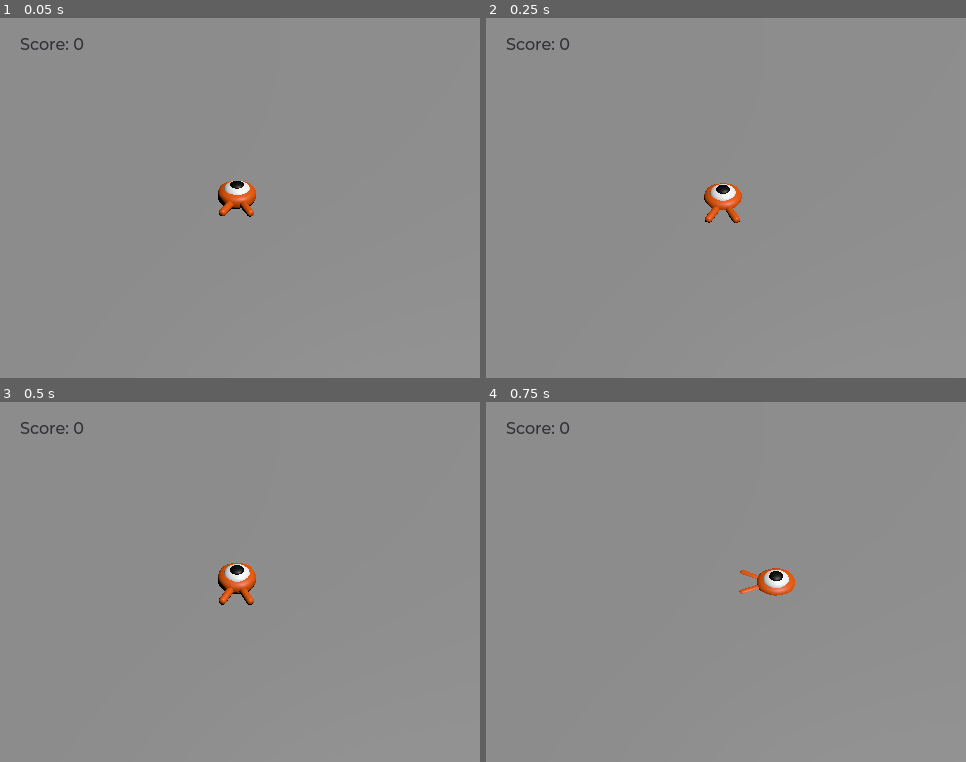
Above: before the commit, frames 1-4 (two rows, left to right).
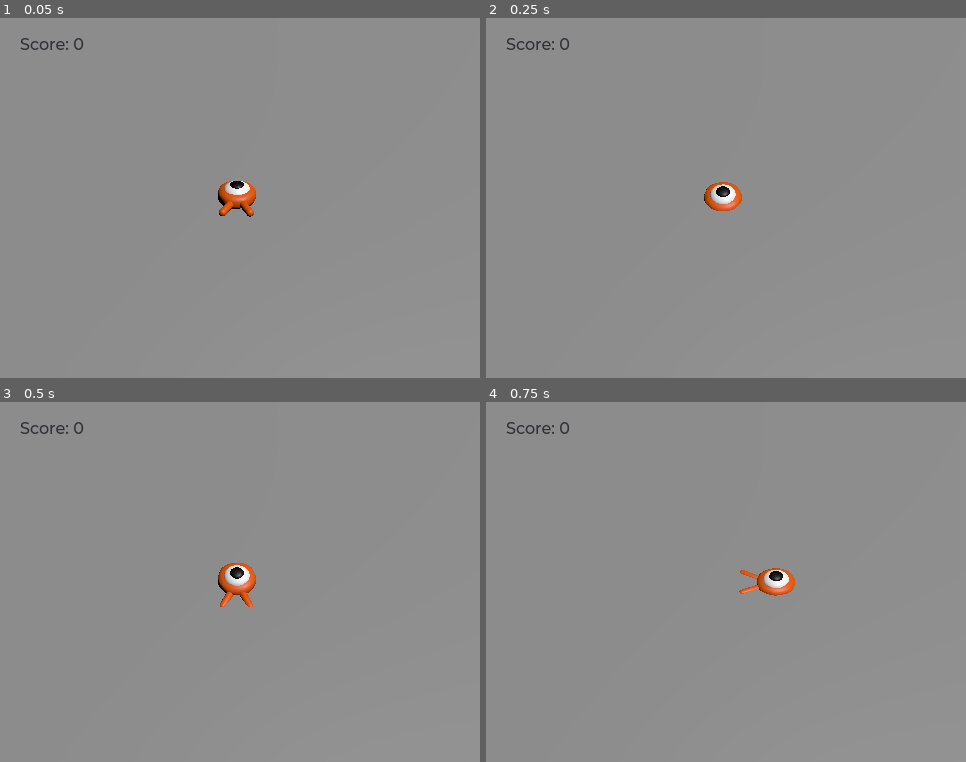
Above: after the commit, the same moments.

Repository: godotengine/godot-3d-dodge-the-creeps
Game: Godot game, scene res://Main.tscn
Same seed, same stepped clock (60 frames per second), same inputs: the game is played once before the commit and once after it.
Inputs:
- Up to frame 1 (0.05 s): no input
- Up to frame 2 (0.25 s): no input
- Up to frame 3 (0.5 s): no input
- Up to frame 4 (0.75 s): tap Enter (ui_accept) at 0.5 s; hold Right (move_right) from 0.53 s (still down)

Frame 1 is identical in both runs. In frame 2, 0.3% of the frame differs, in the area x 45-54%, y 45-57%; in frame 3, 0.4%, in the area x 45-54%, y 44-57%; in frame 4, nothing differs.
Error before the commit: Invalid access to property or key 'collider' on a base object of type 'KinematicCollision3D'. (res://Player.gd:57)

Commit message:
Fix `Player.gd` collision getters
The Tutorial has a `null` check whereas this doesn’t… 🤔

Diff:
--- a/dodge_the_creeps_3d/Player.gd
+++ b/dodge_the_creeps_3d/Player.gd
@@ -54,9 +54,9 @@
 	# If there are no "slides" this frame, the loop below won't run.
 	for index in range(get_slide_collision_count()):
 		var collision = get_slide_collision(index)
-		if collision.collider.is_in_group("mob"):
-			var mob = collision.collider
-			if Vector3.UP.dot(collision.normal) > 0.1:
+		if collision.get_collider().is_in_group("mob"):
+			var mob = collision.get_collider()
+			if Vector3.UP.dot(collision.get_normal()) > 0.1:
 				mob.squash()
 				velocity.y = bounce_impulse
 
